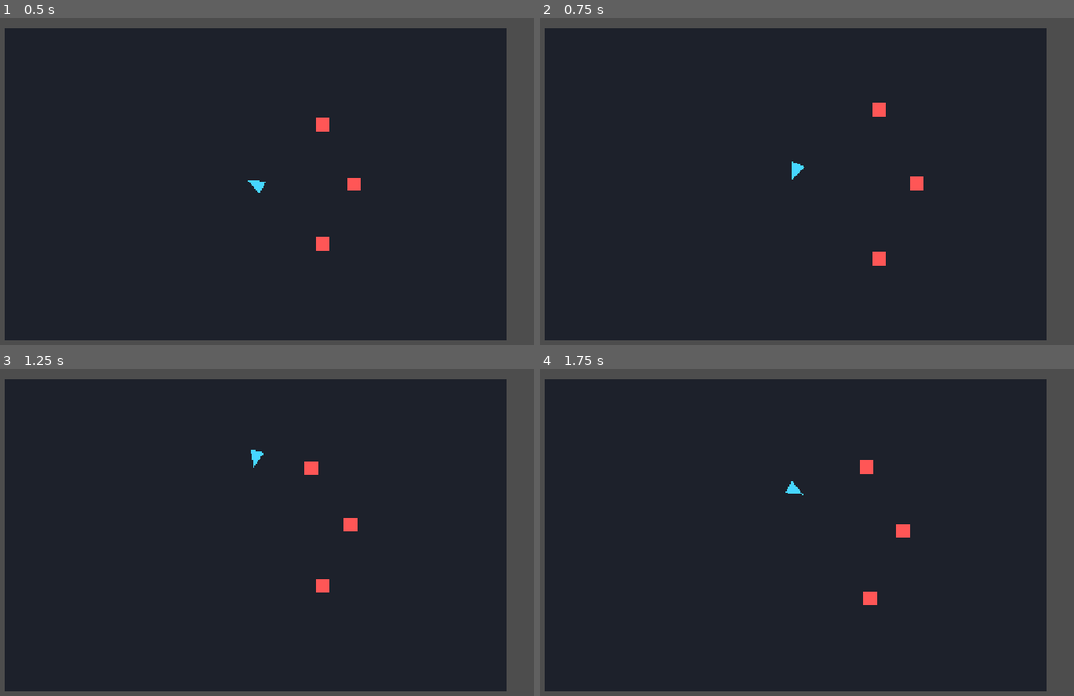
Above: before the commit, frames 1-4 (two rows, left to right).
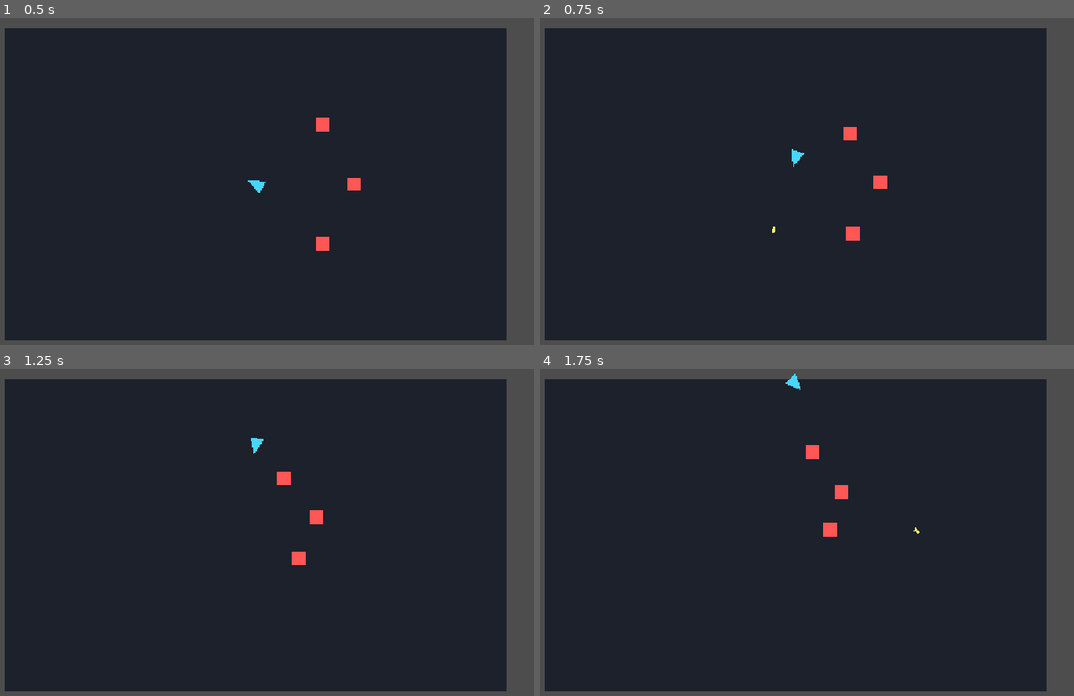
Above: after the commit, the same moments.

Repository: Dexter2099/GunMaxx
Game: Godot game, scene res://scenes/Main.tscn
The game is run twice, just before and just after one commit, with the same random seed, the same clock (stepped at 60 frames per second) and the same inputs.
Inputs (mouse positions are in pixels of both pictures, inside the frame that each line leads up to):
- Up to frame 1 (0.5 s): no input
- Up to frame 2 (0.75 s): move the mouse to (764, 253) at 0.52 s; hold Up (ui_up) from 0.53 s (still down); click (764, 253) at 0.6 s
- Up to frame 3 (1.25 s): keep holding Up (ui_up)
- Up to frame 4 (1.75 s): keep holding Up (ui_up); move the mouse to (983, 588) at 1.27 s; click (983, 588) at 1.35 s

Frame 1 is identical in both runs. In frame 2, 0.8% of the frame differs, in the area x 43-72%, y 25-76%; in frame 3, 0.8%; in frame 4, 0.8%, in the area x 45-72%, y 1-73%.

Commit message:
Fix Godot 4 bullet self-ignore without collision exceptions

Diff:
--- a/game/scripts/bullet.gd
+++ b/game/scripts/bullet.gd
@@ -5,16 +5,18 @@
 
 var direction: Vector2 = Vector2.RIGHT
 var lifetime_left: float = 0.0
+var shooter: Node2D = null
 
 func _ready() -> void:
 	lifetime_left = max_lifetime
 	body_entered.connect(_on_body_entered)
 	area_entered.connect(_on_area_entered)
 
-func setup(spawn_position: Vector2, travel_direction: Vector2) -> void:
+func setup(spawn_position: Vector2, travel_direction: Vector2, source: Node2D) -> void:
 	global_position = spawn_position
 	direction = travel_direction.normalized()
 	rotation = direction.angle()
+	shooter = source
 
 func _physics_process(delta: float) -> void:
 	global_position += direction * speed * delta
@@ -23,9 +25,15 @@
 		queue_free()
 
 func _on_body_entered(body: Node) -> void:
+	if body == shooter:
+		return
+
 	if body.has_method("die"):
 		body.call("die")
 	queue_free()
 
-func _on_area_entered(_area: Area2D) -> void:
+func _on_area_entered(area: Area2D) -> void:
+	if area == shooter:
+		return
+
 	queue_free()
--- a/game/scripts/player.gd
+++ b/game/scripts/player.gd
@@ -4,7 +4,7 @@
 
 @export var move_speed: float = 260.0
 @export var fire_cooldown: float = 0.2
-@export var bullet_spawn_distance: float = 24.0
+@export var bullet_spawn_distance: float = 30.0
 @export var max_health: int = 5
 
 const BULLET_SCENE := preload("res://scenes/Bullet.tscn")
@@ -50,7 +50,7 @@
 
 	var bullet := BULLET_SCENE.instantiate()
 	var spawn_position := global_position + aim_direction * bullet_spawn_distance
-	bullet.setup(spawn_position, aim_direction)
+	bullet.setup(spawn_position, aim_direction, self)
 	get_tree().current_scene.add_child(bullet)
 
 func take_damage(amount: int) -> void:
